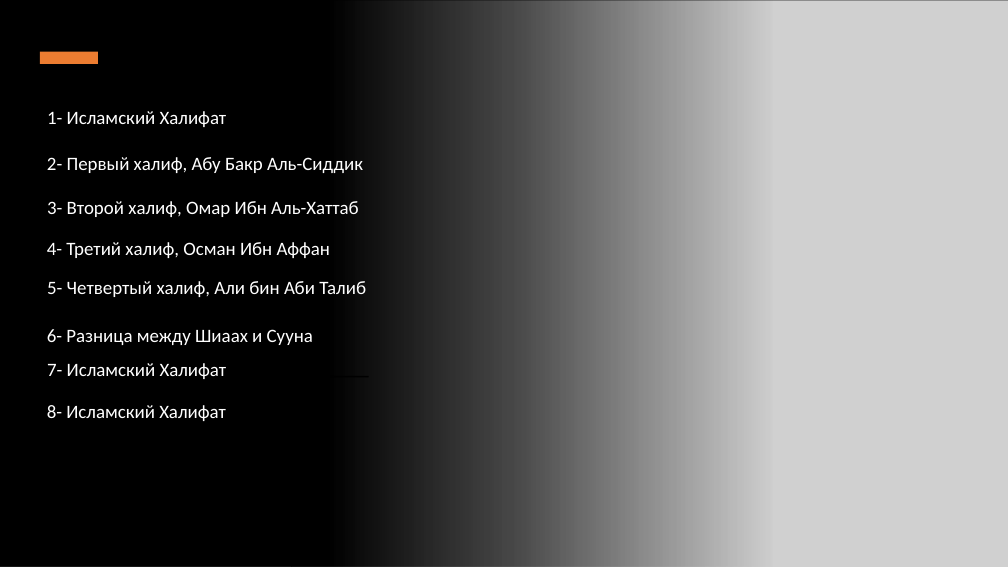
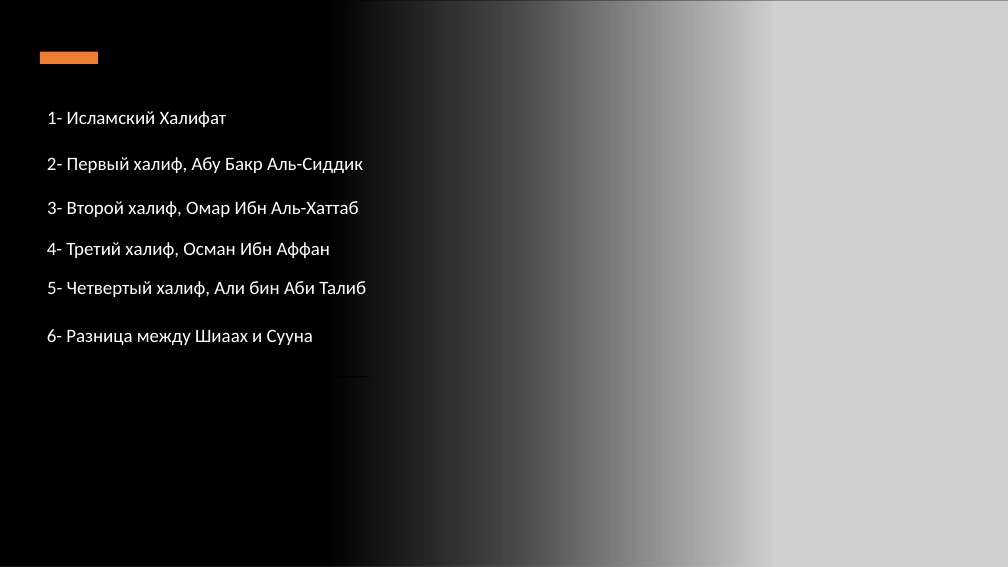
Before and after one commit to a0-0/Mining-Univer, a slide deck: slide 2 of History/Khelafa.pptx. Drawn at 1008x567 pixels with LibreOffice and Linux fonts; fonts in the diff are those of the drawing; grey boxes stand for pictures. Boxes give left, top, right and bottom in pixels: in the first picture for what was removed or moved away, otherwise in the second. Text is boxed around its words. In the diff, an @@ line names an element or a change of style, - is before the commit and + after.

```diff
--- a/History/Khelafa.pptx
+++ b/History/Khelafa.pptx
@@ text removed at bbox=[47, 363, 227, 379] @@
-7- Исламский Халифат
@@ text removed at bbox=[47, 405, 226, 421] @@
-8- Исламский Халифат
```
Also in this commit, not shown: 5 slides added, 4 other files.
